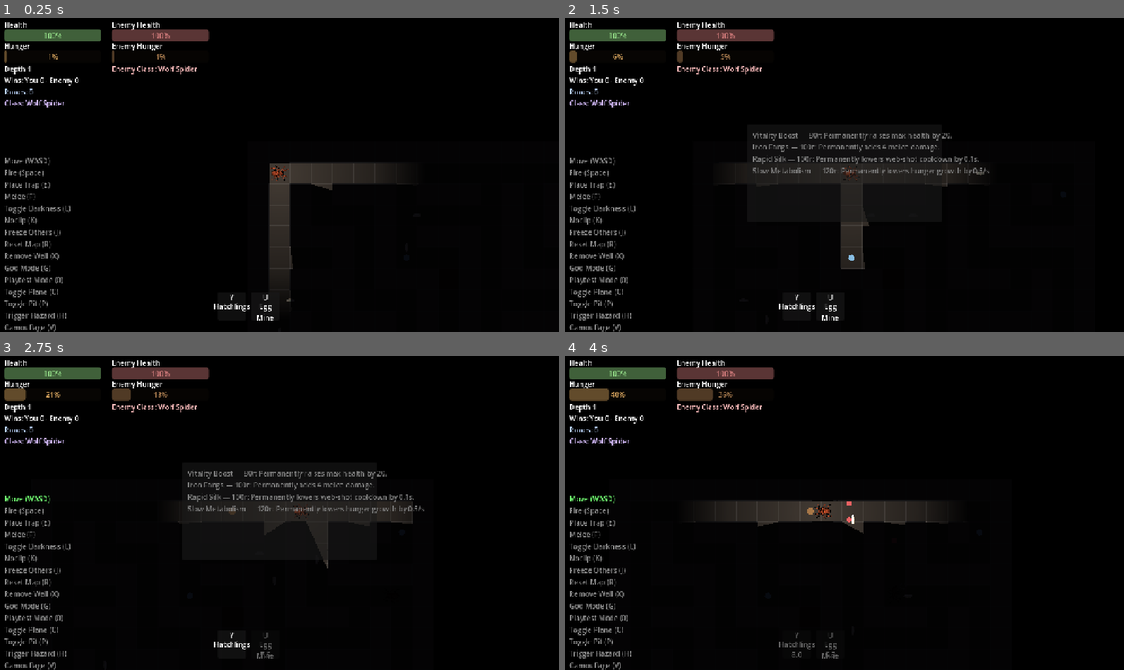
Above: before the commit, frames 1-4 (two rows, left to right).
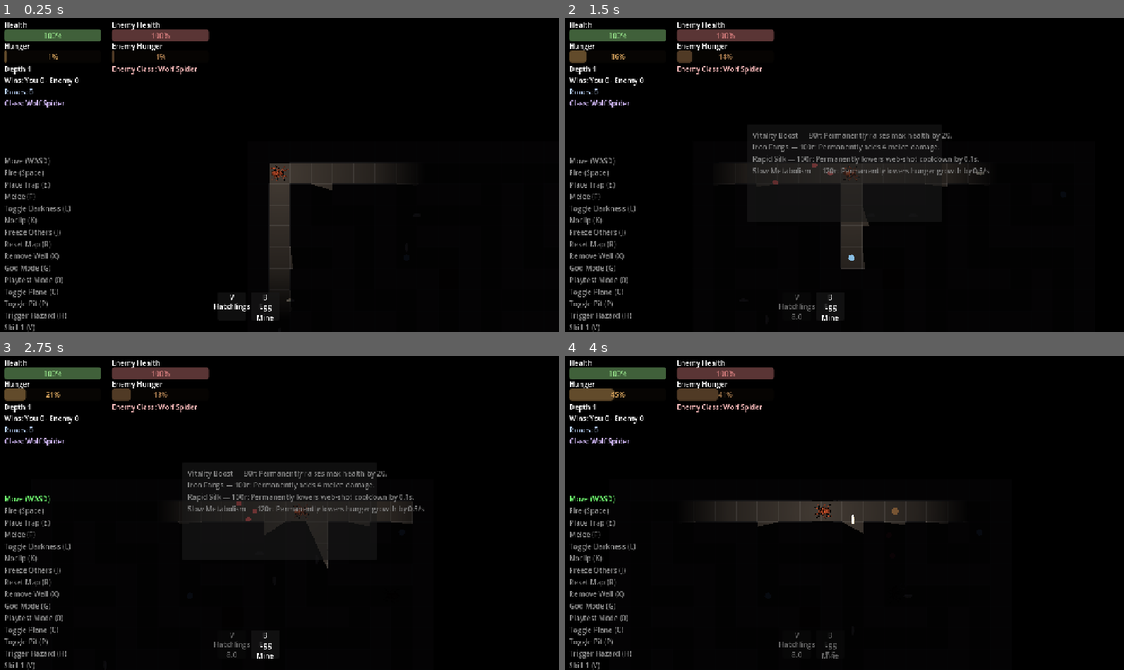
Above: after the commit, the same moments.

Repository: ehix/burrow
Game: Godot game, scene res://world/world.tscn
The game is run twice, just before and just after one commit, with the same random seed, the same clock (stepped at 60 frames per second) and the same inputs.
Inputs (mouse positions are in pixels of both pictures, inside the frame that each line leads up to):
- Up to frame 1 (0.25 s): no input
- Up to frame 2 (1.5 s): tap Enter at 0.5 s; move the mouse to (967, 156) at 0.52 s; hold D (move_right) 0.53-1.25 s; tap O (blockade, bound only before the commit) at 0.6 s; click (967, 156) at 0.67 s; tap 5 (toggle_shop) at 0.77 s; tap V (camouflage, bound only before the commit) at 0.8 s; drag from (732, 187) to (866, 171) at 1.27 s
- Up to frame 3 (2.75 s): move the mouse to (335, 440) at 2.02 s; hold D (move_right) from 2.03 s (still down); tap Z (decoy, bound only before the commit) at 2.1 s; tap U (egg_mine, bound only before the commit) at 2.3 s
- Up to frame 4 (4 s): release D (move_right) at 2.75 s; drag from (816, 575) to (956, 594) at 2.77 s; move the mouse to (1012, 560) at 3.52 s; hold A (move_left) from 3.53 s (still down); hold B (net_hold, bound only before the commit) from 3.53 s (still down); tap Y (hatchlings, bound only before the commit) at 3.6 s; tap 5 (toggle_shop) at 3.77 s

The runs differ from the first frame. In frame 1, 0.1% of the frame differs, in the area x 0-48%, y 88-100%; in frame 2, 0.4%, in the area x 0-48%, y 10-100%; in frame 3, 0.3%; in frame 4, 0.3%.

Commit message:
Collapse per-class skill keybinds to two generic buttons (skill_1/skill_2 on V/B)

Diff:
--- a/entities/player/player.gd
+++ b/entities/player/player.gd
@@ -149,28 +149,24 @@
 		_remove_walls.activate(self)
 	if Input.is_action_just_pressed("use_item"):
 		inventory.use(self)
-	if Input.is_action_just_pressed("camouflage") and _is_active_skill("camouflage"):
-		_camouflage.activate(self)
-	# Held, not just-pressed: picking up a trap works either by walking onto
-	# it while holding the button, or by pressing the button while already
-	# stopped on it — both need this checked every frame the button is down,
-	# not just on the press edge. NetHoldSkill.activate() itself gates out
-	# the idle case so this never burns cooldown/hunger while nothing's in
-	# reach.
-	if Input.is_action_pressed("net_hold") and _is_active_skill("net_hold"):
-		_net_hold.activate(self)
-	if Input.is_action_just_pressed("net_shot") and _is_active_skill("net_shot"):
-		_net_shot.activate(self)
-	if Input.is_action_just_pressed("hatchlings") and _is_active_skill("hatchlings"):
-		_hatchlings.activate(self)
-	if Input.is_action_just_pressed("egg_mine") and _is_active_skill("egg_mine"):
-		_egg_mine.activate(self)
-	if Input.is_action_just_pressed("blockade") and _is_active_skill("blockade"):
-		_blockade.activate(self)
-	if Input.is_action_just_pressed("silk_tunnel") and _is_active_skill("silk_tunnel"):
-		_silk_tunnel.activate(self)
-	if Input.is_action_just_pressed("decoy") and _is_active_skill("decoy"):
-		_decoy.activate(self)
+	# Two generic skill buttons (Hatchlings/VFX/input round) resolve
+	# positionally through CLASS_SKILLS instead of each skill owning its own
+	# dedicated action — see _skill_for_slot(). skill_1 polls with
+	# is_action_pressed (not _just_pressed) so it works uniformly whether the
+	# current class's first skill is held (NetHoldSkill, whose own
+	# activate() override already no-ops harmlessly on repeat calls while
+	# already holding or with nothing in reach) or one-shot (cooldown-gated,
+	# so repeat calls while held are harmless). skill_2 never lands on a
+	# held skill in the current CLASS_SKILLS layout, so it stays
+	# _just_pressed for a clean single-trigger feel.
+	if Input.is_action_pressed("skill_1"):
+		var skill1 := _skill_for_slot(0)
+		if skill1 != null:
+			skill1.activate(self)
+	if Input.is_action_just_pressed("skill_2"):
+		var skill2 := _skill_for_slot(1)
+		if skill2 != null:
+			skill2.activate(self)
 	if Input.is_action_just_pressed("buy_upgrade_1"):
 		_try_buy_upgrade(0)
 	if Input.is_action_just_pressed("buy_upgrade_2"):
@@ -203,13 +199,6 @@
 	_active_class_data = data
 	refresh_upgrades()
 	_update_sprite_tint()
-
-
-## Whether `action`'s skill belongs to the currently active class. Sense and
-## Remove Walls (general utilities) never go through this check at all.
-func _is_active_skill(action: String) -> bool:
-	var skills: Array = CLASS_SKILLS.get(_active_class, [])
-	return action in skills
 
 
 ## The current class's two class-specific SkillComponents, keyed by their
@@ -223,6 +212,17 @@
 		if skill != null:
 			result[action] = skill
 	return result
+
+
+## The SkillComponent occupying input slot 0 (skill_1) or 1 (skill_2) for
+## whichever class is currently active — the seam _physics_process() and
+## tests both resolve through, instead of duplicating the CLASS_SKILLS/
+## _skill_by_action lookup or needing to drive real Input events.
+func _skill_for_slot(slot: int) -> SkillComponent:
+	var actions: Array = CLASS_SKILLS.get(_active_class, [])
+	if slot < 0 or slot >= actions.size():
+		return null
+	return _skill_by_action.get(actions[slot])
 
 
 ## Recomputes melee damage, web cooldown, hunger rate, and max health from
--- a/project.godot
+++ b/project.godot
@@ -114,9 +114,14 @@
 "events": [Object(InputEventKey,"resource_local_to_scene":false,"resource_name":"","device":-1,"window_id":0,"alt_press …(190 unchanged characters)…
 ]
 }
-camouflage={
+skill_1={
 "deadzone": 0.5,
 "events": [Object(InputEventKey,"resource_local_to_scene":false,"resource_name":"","device":-1,"window_id":0,"alt_press …(190 unchanged characters)…
+]
+}
+skill_2={
+"deadzone": 0.5,
+"events": [Object(InputEventKey,"resource_local_to_scene":false,"resource_name":"","device":-1,"window_id":0,"alt_pressed":false,"shift_pressed":false,"ctrl_pressed":false,"meta_pressed":false,"pressed":false,"keycode":0,"physical_keycode":66,"key_label":0,"unicode":0,"location":0,"echo":false,"script":null)
 ]
 }
 dev_trigger_hazard={
@@ -132,41 +137,6 @@
 remove_walls_skill={
 "deadzone": 0.5,
 "events": [Object(InputEventKey,"resource_local_to_scene":false,"resource_name":"","device":-1,"window_id":0,"alt_press …(190 unchanged characters)…
-]
-}
-net_hold={
-"deadzone": 0.5,
-"events": [Object(InputEventKey,"resource_local_to_scene":false,"resource_name":"","device":-1,"window_id":0,"alt_pressed":false,"shift_pressed":false,"ctrl_pressed":false,"meta_pressed":false,"pressed":false,"keycode":0,"physical_keycode":66,"key_label":0,"unicode":0,"location":0,"echo":false,"script":null)
-]
-}
-net_shot={
-"deadzone": 0.5,
-"events": [Object(InputEventKey,"resource_local_to_scene":false,"resource_name":"","device":-1,"window_id":0,"alt_pressed":false,"shift_pressed":false,"ctrl_pressed":false,"meta_pressed":false,"pressed":false,"keycode":0,"physical_keycode":84,"key_label":0,"unicode":0,"location":0,"echo":false,"script":null)
-]
-}
-hatchlings={
-"deadzone": 0.5,
-"events": [Object(InputEventKey,"resource_local_to_scene":false,"resource_name":"","device":-1,"window_id":0,"alt_pressed":false,"shift_pressed":false,"ctrl_pressed":false,"meta_pressed":false,"pressed":false,"keycode":0,"physical_keycode":89,"key_label":0,"unicode":0,"location":0,"echo":false,"script":null)
-]
-}
-egg_mine={
-"deadzone": 0.5,
-"events": [Object(InputEventKey,"resource_local_to_scene":false,"resource_name":"","device":-1,"window_id":0,"alt_pressed":false,"shift_pressed":false,"ctrl_pressed":false,"meta_pressed":false,"pressed":false,"keycode":0,"physical_keycode":85,"key_label":0,"unicode":0,"location":0,"echo":false,"script":null)
-]
-}
-blockade={
-"deadzone": 0.5,
-"events": [Object(InputEventKey,"resource_local_to_scene":false,"resource_name":"","device":-1,"window_id":0,"alt_pressed":false,"shift_pressed":false,"ctrl_pressed":false,"meta_pressed":false,"pressed":false,"keycode":0,"physical_keycode":79,"key_label":0,"unicode":0,"location":0,"echo":false,"script":null)
-]
-}
-silk_tunnel={
-"deadzone": 0.5,
-"events": [Object(InputEventKey,"resource_local_to_scene":false,"resource_name":"","device":-1,"window_id":0,"alt_pressed":false,"shift_pressed":false,"ctrl_pressed":false,"meta_pressed":false,"pressed":false,"keycode":0,"physical_keycode":73,"key_label":0,"unicode":0,"location":0,"echo":false,"script":null)
-]
-}
-decoy={
-"deadzone": 0.5,
-"events": [Object(InputEventKey,"resource_local_to_scene":false,"resource_name":"","device":-1,"window_id":0,"alt_pressed":false,"shift_pressed":false,"ctrl_pressed":false,"meta_pressed":false,"pressed":false,"keycode":0,"physical_keycode":90,"key_label":0,"unicode":0,"location":0,"echo":false,"script":null)
 ]
 }
 cycle_class={
--- a/tests/test_control_indicators.gd
+++ b/tests/test_control_indicators.gd
@@ -25,7 +25,7 @@
 
 func test_builds_one_entry_per_tracked_action() -> void:
 	var indicators := _make()
-	assert_eq(indicators._entries.size(), 26 + UpgradeRegistry.ALL.size())
+	assert_eq(indicators._entries.size(), 20 + UpgradeRegistry.ALL.size())
 
 
 func test_held_entry_lights_up_while_its_check_is_true() -> void:
--- a/tests/test_player_class_switching.gd
+++ b/tests/test_player_class_switching.gd
@@ -44,14 +44,6 @@
 	for spider_class in [SpiderClassData.SpiderClass.WOLF, SpiderClassData.SpiderClass.WEAVER, SpiderClassData.SpiderClass.DECOY]:
 		player.apply_class(spider_class)
 		assert_true(player._active_class_data.web_enabled)
-
-
-func test_is_active_skill_only_true_for_the_current_classs_own_skills() -> void:
-	var player := _make_player()
-	player.apply_class(SpiderClassData.SpiderClass.WOLF)
-	assert_true(player._is_active_skill("hatchlings"))
-	assert_true(player._is_active_skill("egg_mine"))
-	assert_false(player._is_active_skill("camouflage"), "Camouflage belongs to Decoy, not Wolf")
 
 
 func test_unknown_class_id_is_a_noop() -> void:
--- /dev/null
+++ b/tests/test_player_skill_input.gd
@@ -0,0 +1,42 @@
+extends GutTest
+## Player's generic two-button skill input (Hatchlings/VFX/input round):
+## skill_1/skill_2 resolve positionally through CLASS_SKILLS for whichever
+## class is active, instead of each skill owning its own dedicated action.
+## Driven through _skill_for_slot() directly rather than real Input events —
+## Input.is_action_just_pressed() only clears on a real engine frame
+## boundary, which synchronous test calls never cross (see
+## test_control_indicators.gd's own note on this).
+
+const PlayerScene := preload("res://entities/player/player.tscn")
+
+
+func _make_player() -> Player:
+	var player: Player = PlayerScene.instantiate()
+	add_child_autofree(player)
+	return player
+
+
+func test_skill_slot_0_resolves_to_the_current_classs_first_skill() -> void:
+	var player := _make_player() # defaults to Wolf -> hatchlings, egg_mine
+	assert_eq(player._skill_for_slot(0), player._hatchlings)
+	assert_eq(player._skill_for_slot(1), player._egg_mine)
+
+
+func test_skill_slots_update_after_switching_class() -> void:
+	var player := _make_player()
+	player.apply_class(SpiderClassData.SpiderClass.DECOY)
+	assert_eq(player._skill_for_slot(0), player._camouflage)
+	assert_eq(player._skill_for_slot(1), player._decoy)
+
+
+func test_skill_slot_0_resolves_to_net_hold_for_net_caster() -> void:
+	var player := _make_player()
+	player.apply_class(SpiderClassData.SpiderClass.NET_CASTER)
+	assert_eq(player._skill_for_slot(0), player._net_hold)
+	assert_eq(player._skill_for_slot(1), player._net_shot)
+
+
+func test_out_of_range_slot_returns_null() -> void:
+	var player := _make_player()
+	assert_null(player._skill_for_slot(2))
+	assert_null(player._skill_for_slot(-1))
--- a/tests/test_skill_bar.gd
+++ b/tests/test_skill_bar.gd
@@ -27,8 +27,8 @@
 
 	assert_eq(bar._name_label1.text, player._hatchlings.display_name)
 	assert_eq(bar._name_label2.text, player._egg_mine.display_name)
-	assert_eq(bar._key_label1.text, "Y")
-	assert_eq(bar._key_label2.text, "U")
+	assert_eq(bar._key_label1.text, "V")
+	assert_eq(bar._key_label2.text, "B")
 
 
 func test_rebinds_when_the_class_changes() -> void:
--- a/ui/control_indicators.gd
+++ b/ui/control_indicators.gd
@@ -42,16 +42,10 @@
 	_add_one_shot(root, "Toggle Plane (C)", "toggle_plane")
 	_add_one_shot(root, "Toggle Pit (P)", "dev_toggle_pit")
 	_add_one_shot(root, "Trigger Hazard (H)", "dev_trigger_hazard")
-	_add_one_shot(root, "Camouflage (V)", "camouflage")
+	_add_held(root, "Skill 1 (V)", func() -> bool: return Input.is_action_pressed("skill_1"))
+	_add_one_shot(root, "Skill 2 (B)", "skill_2")
 	_add_one_shot(root, "Sense (N)", "sense")
 	_add_one_shot(root, "Remove Walls Skill (M)", "remove_walls_skill")
-	_add_one_shot(root, "Net Hold (B)", "net_hold")
-	_add_one_shot(root, "Net Shot (T)", "net_shot")
-	_add_one_shot(root, "Hatchlings (Y)", "hatchlings")
-	_add_one_shot(root, "Egg Mine (U)", "egg_mine")
-	_add_one_shot(root, "Blockade (O)", "blockade")
-	_add_one_shot(root, "Silk Tunnel (I)", "silk_tunnel")
-	_add_one_shot(root, "Decoy (Z)", "decoy")
 	_add_one_shot(root, "Cycle Class (Q)", "cycle_class")
 	_add_upgrade_rows(root)
 	_add_held(root, "Paused (Esc)", func() -> bool: return get_tree().paused)
--- a/ui/skill_bar.gd
+++ b/ui/skill_bar.gd
@@ -41,15 +41,16 @@
 		return
 	var skills := _player.active_skills()
 	var actions := skills.keys()
-	var action1: String = actions[0] if actions.size() > 0 else ""
-	var action2: String = actions[1] if actions.size() > 1 else ""
-	_skill1 = skills.get(action1)
-	_skill2 = skills.get(action2)
-	_bind_slot(action1, _skill1, _key_label1, _name_label1)
-	_bind_slot(action2, _skill2, _key_label2, _name_label2)
+	_skill1 = skills.get(actions[0]) if actions.size() > 0 else null
+	_skill2 = skills.get(actions[1]) if actions.size() > 1 else null
+	_bind_slot(_skill1, "skill_1", _key_label1, _name_label1)
+	_bind_slot(_skill2, "skill_2", _key_label2, _name_label2)
 
 
-func _bind_slot(action: String, skill: SkillComponent, key_label: Label, name_label: Label) -> void:
+## `input_action` is always "skill_1"/"skill_2" now (the generic buttons),
+## never the skill's own name — those per-skill actions no longer exist in
+## the InputMap after the Hatchlings/VFX/input round's keybind collapse.
+func _bind_slot(skill: SkillComponent, input_action: String, key_label: Label, name_label: Label) -> void:
 	if skill == null:
 		key_label.text = ""
 		name_label.text = ""
@@ -57,7 +58,7 @@
 		return
 	name_label.text = skill.display_name
 	name_label.tooltip_text = skill.description
-	var events := InputMap.action_get_events(action)
+	var events := InputMap.action_get_events(input_action)
 	key_label.text = events[0].as_text_physical_keycode() if events.size() > 0 else ""
 
 
Not shown, added: tests/test_player_skill_input.gd.uid
